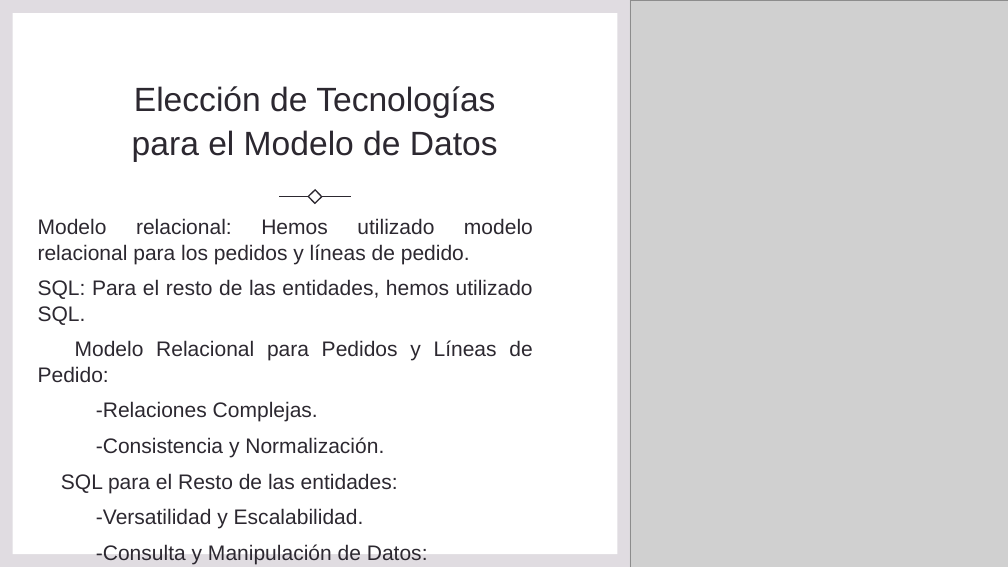
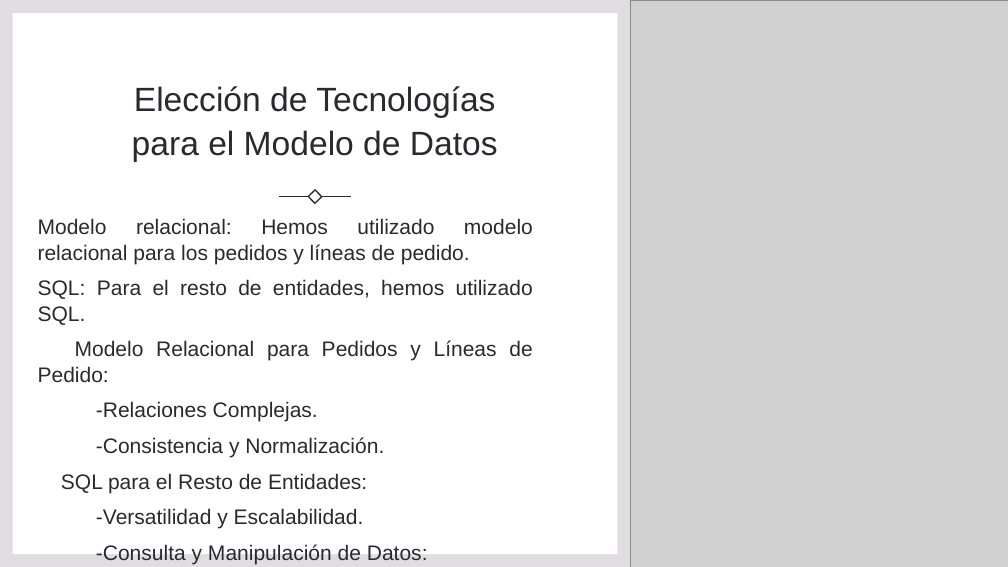
Before and after one commit to Madirex/nest-rest-bookstore, a slide deck: slide 6 of Nullers.pptx. Drawn at 1008x567 pixels with LibreOffice and Linux fonts; fonts in the diff are those of the drawing; grey boxes stand for pictures. Boxes give left, top, right and bottom in pixels: in the first picture for what was removed or moved away, otherwise in the second. Text is boxed around its words. In the diff, an @@ line names an element or a change of style, - is before the commit and + after.

```diff
--- a/Nullers.pptx
+++ b/Nullers.pptx
@@ text at box(38, 279, 533, 325): text changed @@
-SQL: Para el resto de las entidades, hemos utilizado SQL.
+SQL: Para el resto de entidades, hemos utilizado SQL.
@@ text at box(61, 473, 367, 493): text changed @@
-SQL para el Resto de las entidades:
+SQL para el Resto de Entidades:
```
Also in this commit, not shown: 4 other slides changed, 1 other file.
